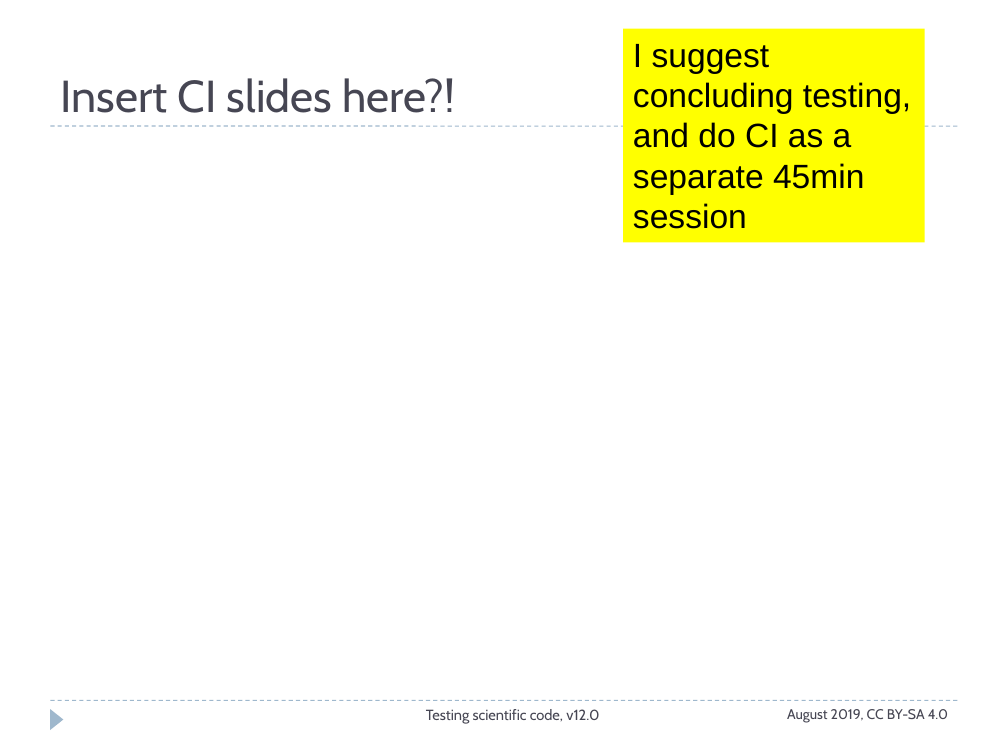
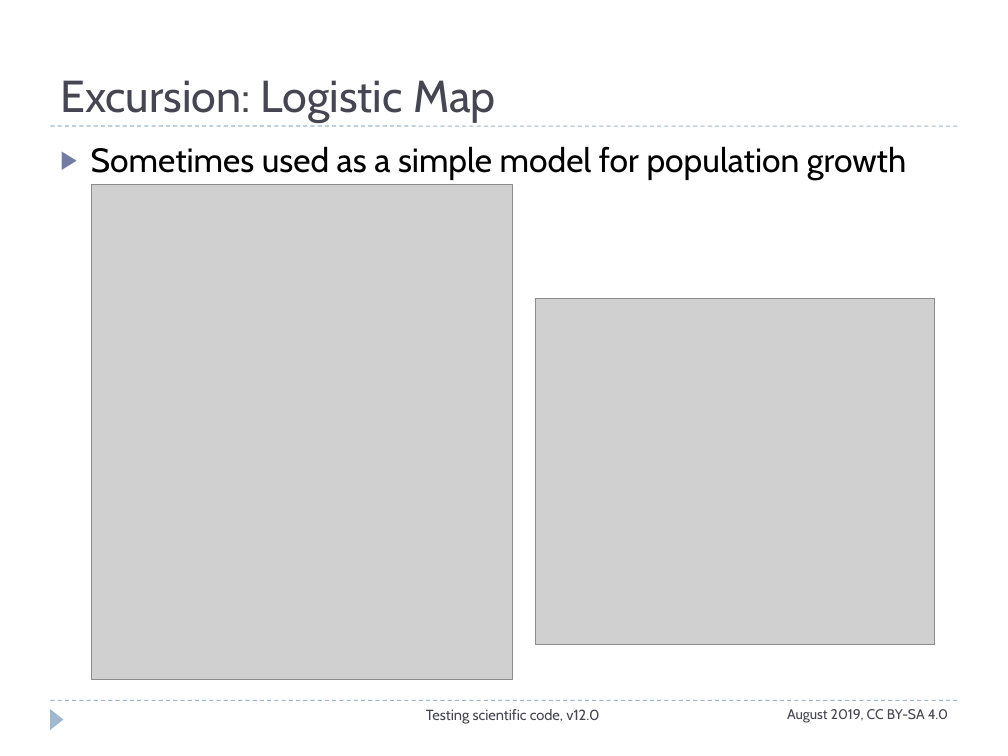
Before and after one commit to ASPP/testing_debugging_profiling, a slide deck: slide 10 of testing_part2.pptx (slide 31 before the commit). Drawn at 1008x756 pixels with LibreOffice and Linux fonts; fonts in the diff are those of the drawing; grey boxes stand for pictures. Boxes give left, top, right and bottom in pixels: in the first picture for what was removed or moved away, otherwise in the second. Text is boxed around its words. In the diff, an @@ line names an element or a change of style, - is before the commit and + after.

```diff
--- a/testing_part2.pptx
+++ b/testing_part2.pptx
@@ rectangle removed at box(623, 29, 924, 243) @@
-I suggest concluding testing, and do CI as a separate 45min session
@@ title at box(60, 80, 496, 122): text changed @@
-Insert CI slides here?!
+Excursion: Logistic Map
@@ text added at box(91, 146, 906, 181), 24 pt, text #000000 @@
+▶ Sometimes used as a simple model for population growth
@@ picture added at box(92, 184, 513, 679) @@
@@ picture added at box(535, 298, 934, 645) @@
```
Also in this commit, not shown: 14 other slides changed, 1 slide added, 3 slides removed, 11 other files.
